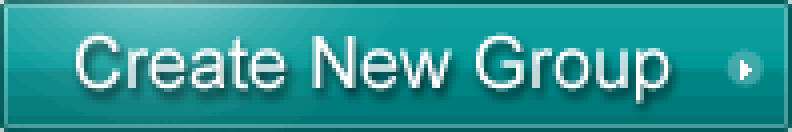
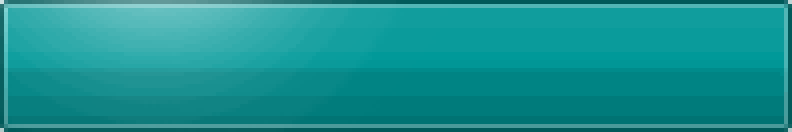
Two versions of the same layered image (792px x 132px). Layer-by-layer changes:
hid "Create New Group" over [76, 32, 672, 104]
painted on "Layer 1" over [724, 48, 764, 88]
